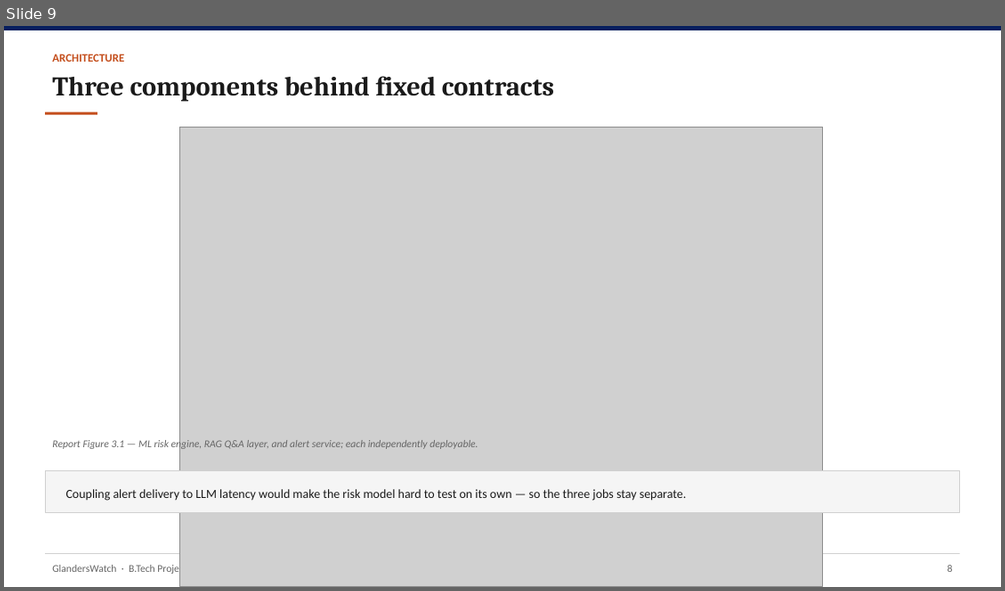
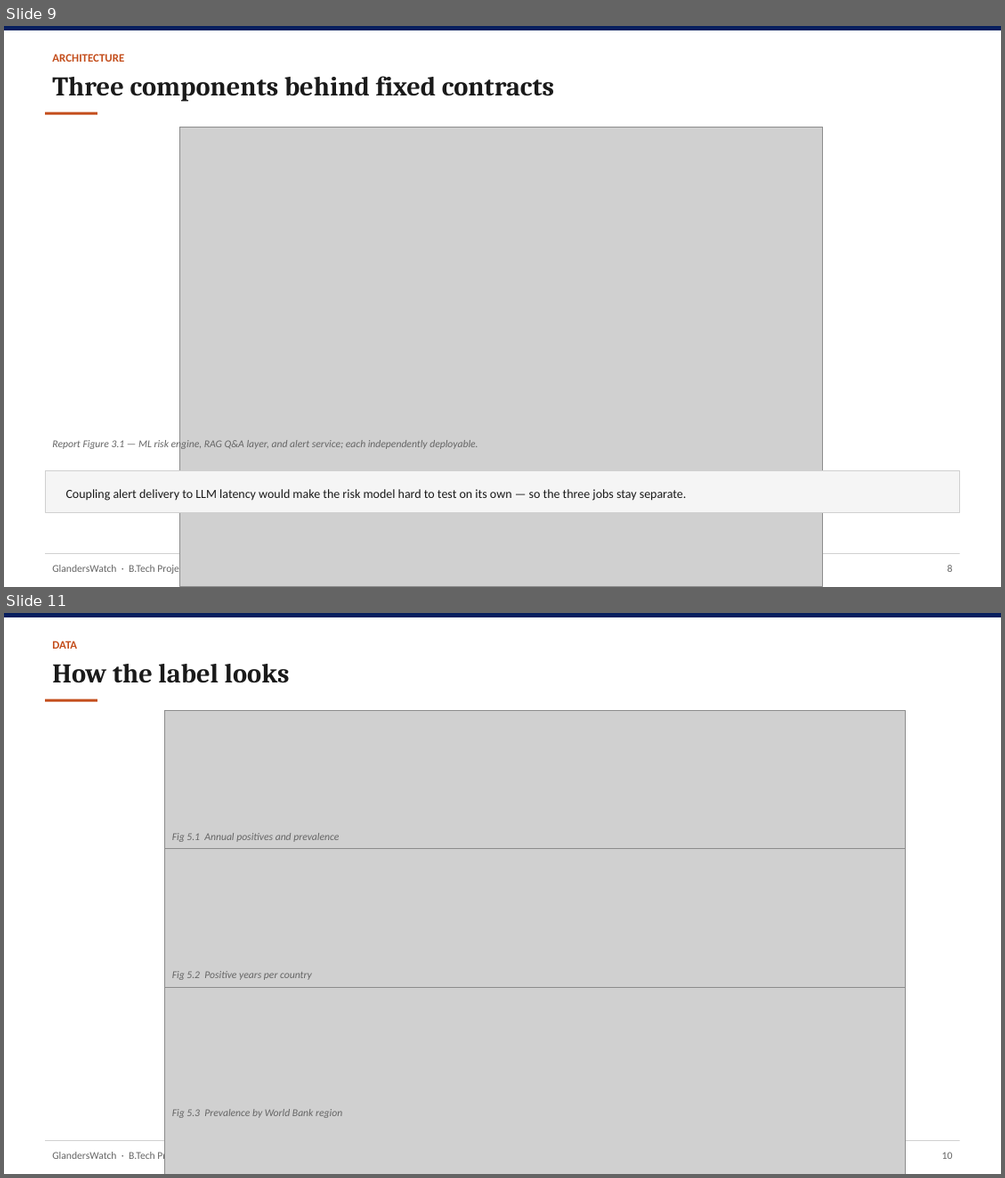
Before and after one commit to YuvrajSingh-mist/glandersWatch, a slide deck: slides/GlandersWatch_Deck.pptx. Shown one above the other, each under a label of ours: slide 9 before the commit, slides 9 and 11 after it; the slides between them are not shown. The pictures are 1005x591 and 1005x1178 pixels, drawn with LibreOffice and Linux fonts; fonts in the diff are those of the drawing; grey boxes stand for pictures. Boxes give left, top, right and bottom in pixels: in the first picture for what was removed or moved away, otherwise in the second. Text is boxed around its words. In the diff, an @@ line names an element or a change of style, - is before the commit and + after.

Commit message:
Split label anatomy into three stacked report figures
Replace the single side-by-side Fig 5.1 with separate volume,
concentration and region charts, and update report, LoF and deck refs.

```diff
--- a/slides/GlandersWatch_Deck.pptx
+++ b/slides/GlandersWatch_Deck.pptx
@@ slide 11 added at [4,613,1001,1174], background #FFFFFF @@
@@ rectangle added at [4,613,1001,617], fill #061E5E @@
@@ text added at [52,641,77,649], 11 pt, text #C44E1C, bold @@
+DATA
@@ text added at [52,664,290,683], 26 pt, text #1A1A1A, bold @@
+How the label looks
@@ rectangle added at [45,699,97,702], fill #C44E1C @@
@@ picture added at [165,710,905,1055] @@
@@ picture added at [165,849,905,1174] @@
@@ text added at [172,833,339,842], 10 pt, text #666666, italic @@
+Fig 5.1 Annual positives and prevalence
@@ text added at [172,971,312,980], 10 pt, text #666666, italic @@
+Fig 5.2 Positive years per country
@@ picture added at [165,987,905,1174] @@
@@ text added at [172,1109,342,1118], 10 pt, text #666666, italic @@
+Fig 5.3 Prevalence by World Bank region
@@ rectangle added at [45,1140,960,1141], fill #D0D0D0 @@
@@ text added at [52,1151,186,1162], 10 pt, text #666666 @@
+GlandersWatch · B.Tech Project · IIIT Bhubaneswar
@@ text added at [942,1151,953,1159], 10 pt, text #666666 @@
+10
```
Also in this commit, not shown: 12 slides changed, 9 other files.
